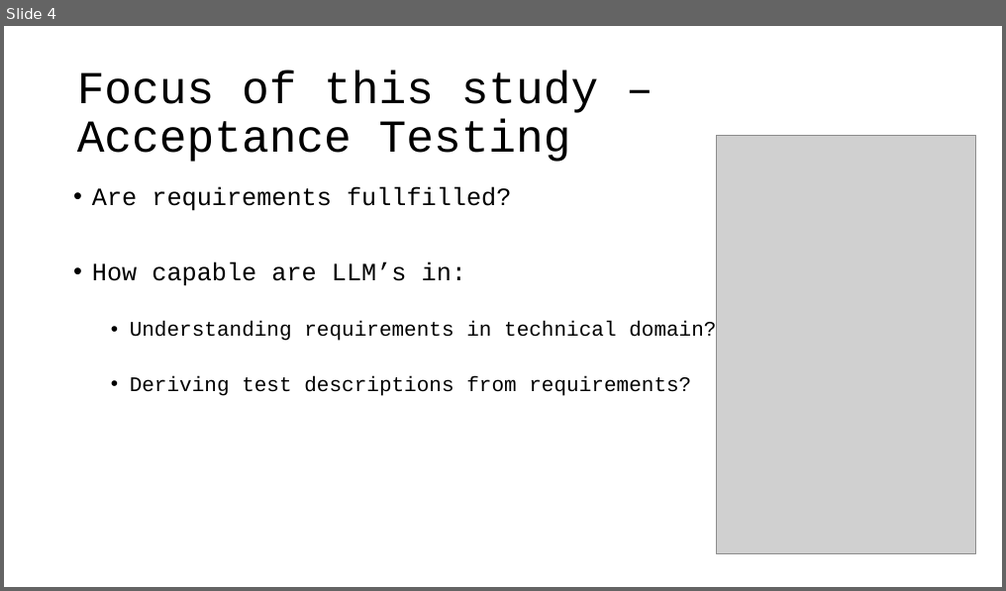
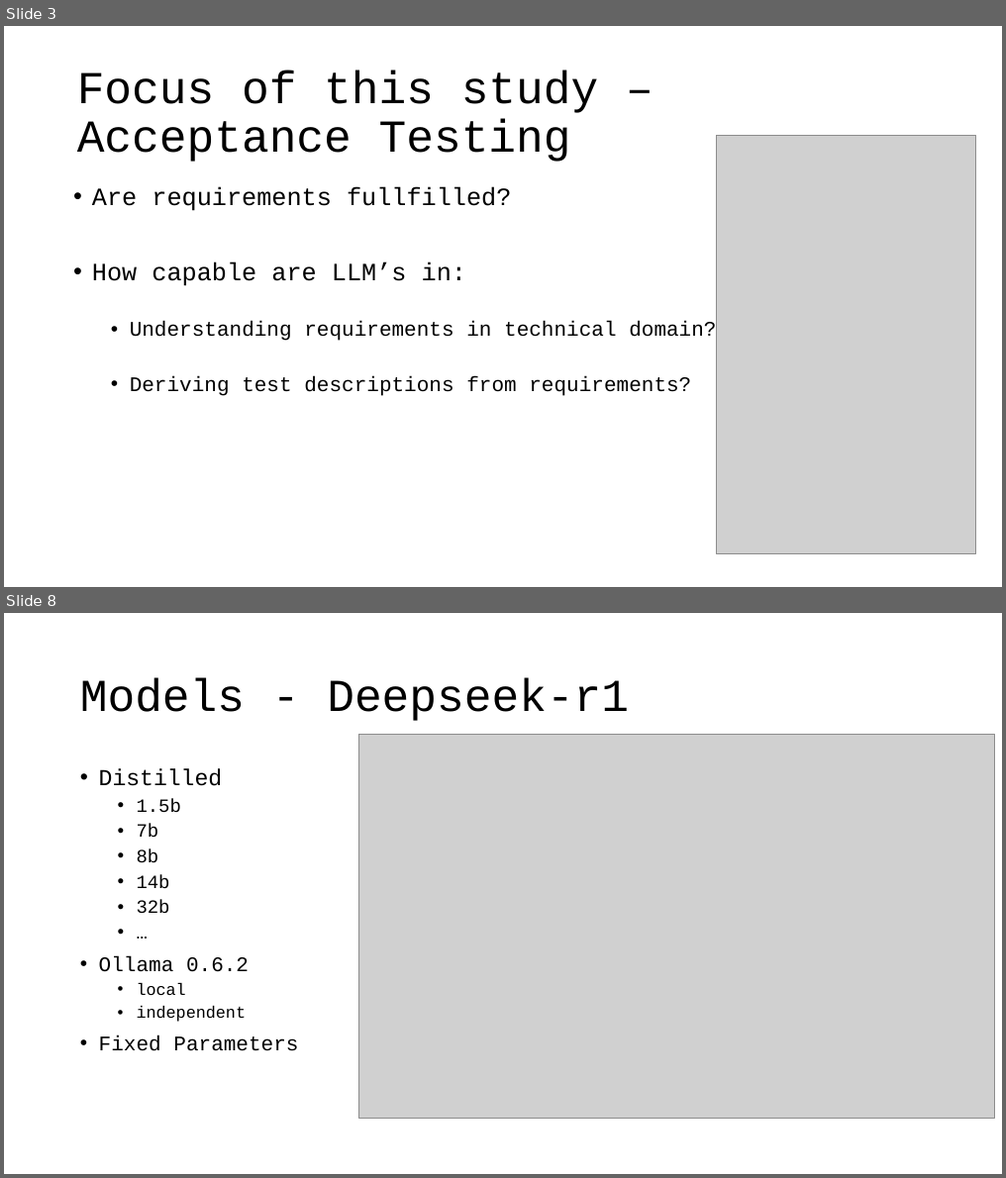
Before and after one commit to as-cal8/RBST-prompt-engineering, a slide deck: presentation/RBST_prompt-eng [Autosaved].pptx. Shown one above the other, each under a label of ours: slide 4 before the commit, slides 3 and 8 after it; the slides between them are not shown. The pictures are 1006x591 and 1006x1178 pixels, drawn with LibreOffice and Linux fonts; fonts in the diff are those of the drawing; grey boxes stand for pictures. Boxes give left, top, right and bottom in pixels: in the first picture for what was removed or moved away, otherwise in the second. Text is boxed around its words. In the diff, an @@ line names an element or a change of style, - is before the commit and + after.

```diff
--- a/presentation/RBST_prompt-eng [Autosaved].pptx
+++ b/presentation/RBST_prompt-eng [Autosaved].pptx
@@ slide 8 added at (x1=4, y1=613, x2=1002, y2=1174), background #FFFFFF @@
@@ title added at (x1=80, y1=679, x2=629, y2=721), 44 pt, text #000000 @@
+Models - Deepseek-r1
@@ picture added at (x1=358, y1=735, x2=995, y2=1119) @@
@@ text added at (x1=99, y1=768, x2=298, y2=1052), 20 pt, text #000000 @@
+• Distilled
+  • 1.5b
+  • 7b
+  • 8b
+  • 14b
+  • 32b
+  • …
+• Ollama 0.6.2
+  • local
+  • independent
+• Fixed Parameters
@@ what was slide 4 is now slide 3 @@
```
Also in this commit, not shown: 5 slides changed, 4 other slides added, 2 slides removed, 10 other files.
